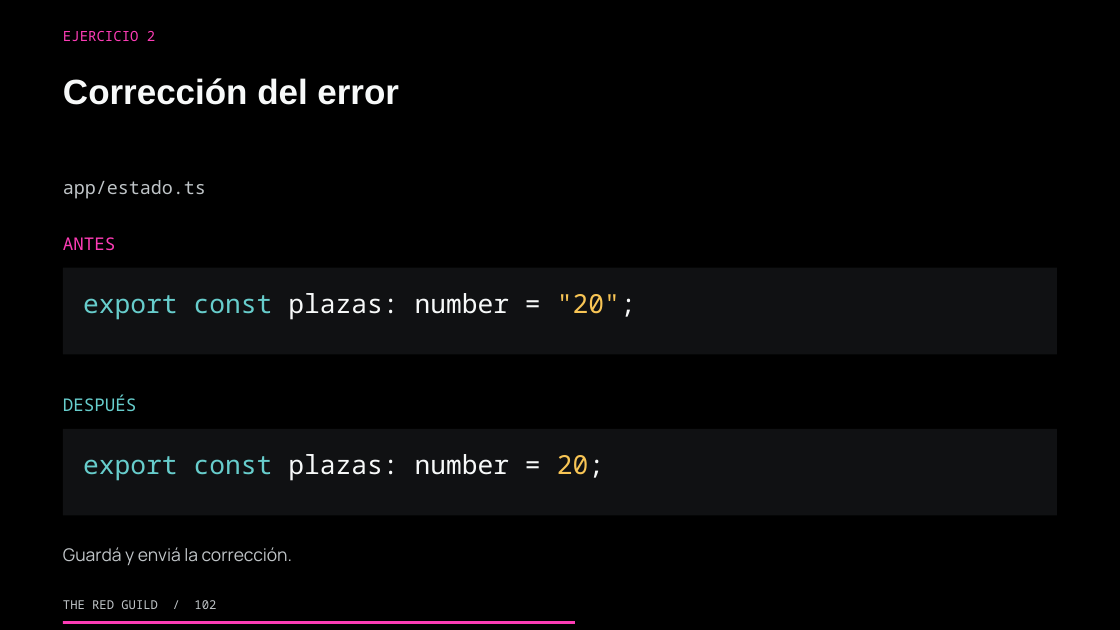
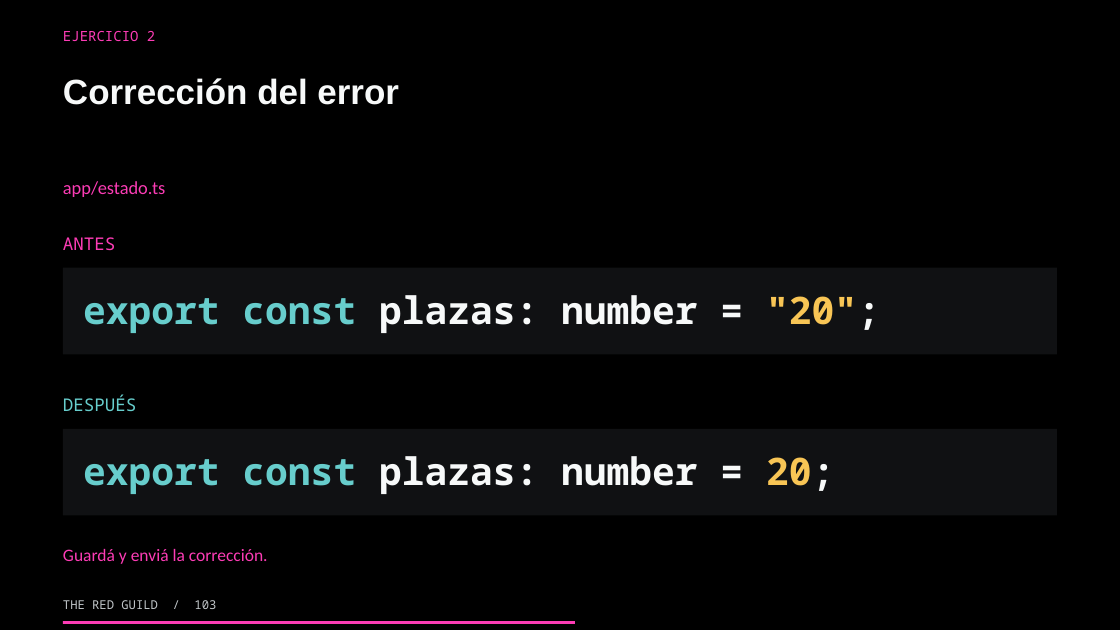
Before and after one commit to theredguild/github-ai-automation-lab, a slide deck: slide 103 of slides/workshop.pptx (slide 102 before the commit). Drawn at 1120x630 pixels with LibreOffice and Linux fonts; fonts in the diff are those of the drawing. Boxes give left, top, right and bottom in pixels: in the first picture for what was removed or moved away, otherwise in the second. Text is boxed around its words. In the diff, an @@ line names an element or a change of style, - is before the commit and + after.

```diff
--- a/slides/workshop.pptx
+++ b/slides/workshop.pptx
@@ text "app/estado.ts" at (63,181,165,197): font Noto Sans Mono to Calibri, text colour #BFC4C7 to #FC3CB5 @@
@@ text "export const plazas: number = ..." at (83,295,880,333): size 22.5 to 32.5 pt, bold on @@
@@ text "export const plazas: number = ..." at (83,456,834,494): size 22.5 to 32.5 pt, bold on @@
@@ text "Guardá y enviá la corrección." at (63,549,268,564): font Manrope to Calibri, text colour #BFC4C7 to #FC3CB5 @@
@@ text at (63,600,216,609): text changed @@
-THE RED GUILD / 102
+THE RED GUILD / 103
```
Also in this commit, not shown: 197 other slides changed, 2 slides added, 1 other file.
